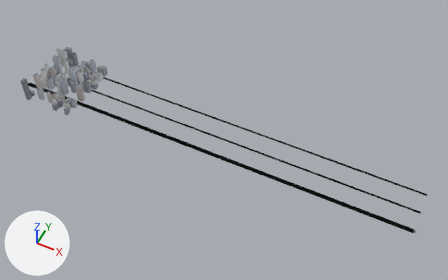
Before and after pictures for a commit that changed the glTF model apps/client/public/cities/tokyo_synth/tiles/-3_-2.glb.
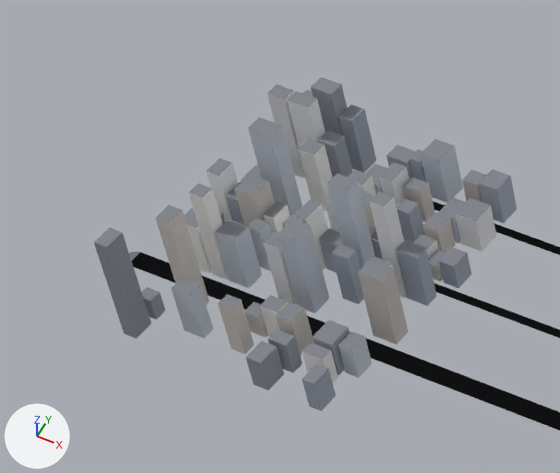
Old and new are each drawn whole from a camera (50 mm lens) standing at (714.0, -929.0, 1659.0) and looking at (61.0, 377.0, 26.0) and again close up on the part from 0% to 26% of the width and 11% to 46% of the height. Arrows for +X, +Y and +Z are at lower left; the lights stay in place. The first two pictures are the older version. Vertices at exactly the same position are counted once.
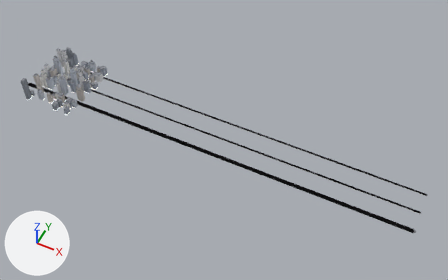
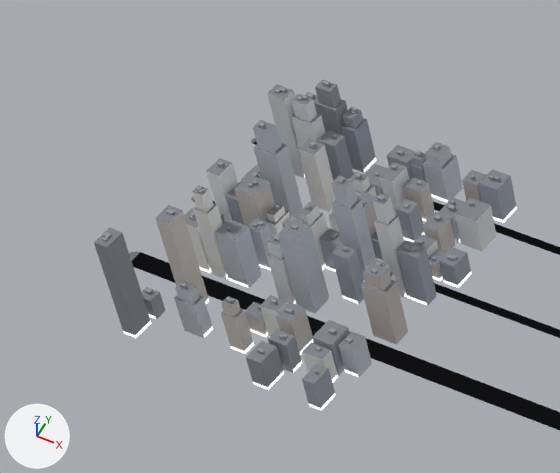
Changed parts and their boxes (x1, y1, x2, y2) in the close-ups (560 x 473 px):
'Mesh_0', reshaped
    before: (94, 77, 560, 430)
    after: (94, 80, 560, 430)
part 1 of me_mesh_0, added (mostly hidden)
    after: (304, 92, 318, 113)
part 2 of me_mesh_0, added
    after: (315, 80, 341, 108)
part 3 of me_mesh_0, added
    after: (342, 107, 363, 129)
part 4 of me_mesh_0, added
    after: (291, 94, 317, 121)
part 5 of me_mesh_0, added
    after: (267, 203, 285, 223)
part 6 of me_mesh_0, added
    after: (192, 185, 214, 212)
part 7 of me_mesh_0, added
    after: (412, 153, 427, 167)
part 8 of me_mesh_0, added
    after: (349, 172, 370, 192)
part 9 of me_mesh_0, added
    after: (298, 202, 320, 225)
part 10 of me_mesh_0, added
    after: (221, 296, 241, 316)
part 11 of me_mesh_0, reshaped
    before: (172, 77, 454, 309)
    after: (102, 80, 517, 411)

Edits to the bpy script that builds the scene:
```text
Add mat_shop:
    mat_shop = bpy.data.materials.new('shop')
    mat_shop.use_nodes = True; mat_shop.node_tree.nodes.clear()
    _N = mat_shop.node_tree.nodes; _L = mat_shop.node_tree.links
    n0 = _N.new('ShaderNodeBsdfPrincipled'); n0.name = 'Principled BSDF'
    n0.inputs[28].default_value = 1.0  # 'Emission Strength'
    n1 = _N.new('ShaderNodeOutputMaterial'); n1.name = 'Material Output'
    n2 = _N.new('ShaderNodeVertexColor'); n2.name = 'Color Attribute'
    _L.new(n0.outputs[0], n1.inputs[0])  # 'BSDF' to 'Surface'
    _L.new(n2.outputs[0], n0.inputs[0])  # 'Color' to 'Base Color'
Change me_mesh_0:
    remove me_mesh_0.from_pydata(...)  # 590 vertices, 706 faces; spans x -768.0..768.0, y 248.0..508.0, z 0.0..100.0
    add me_mesh_0.from_pydata(...)  # 2334 vertices, 2424 faces; spans x -768.0..768.0, y 247.0..508.0, z 0.0..103.0
    me_mesh_0 part 1: the loose piece of 8 vertices spanning x -712.0..-693.0, y 488.0..504.0, z 0.0..55.0 is copied, and the copy is scaled about its middle by (0.72, 0.72, 0.191), then moved by (0.0, 0.0, 22.0); it spans x -710.0..-696.0, y 490.0..501.0, z 45.0..55.0
    me_mesh_0 part 2: the loose piece of 8 vertices spanning x -692.0..-671.0, y 488.0..502.0, z 0.0..78.0 is copied, and the copy is scaled about its middle by (0.72, 0.72, 0.219), then moved by (0.0, 0.0, 30.0); it spans x -689.0..-674.0, y 489.0..500.0, z 61.0..78.0
    me_mesh_0 part 3: the loose piece of 8 vertices spanning x -669.0..-655.0, y 488.0..505.0, z 0.0..55.0 is copied, and the copy is scaled about its middle by (0.72, 0.72, 0.191), then moved by (0.0, 0.0, 22.0); it spans x -667.0..-657.0, y 490.0..502.0, z 45.0..55.0
    me_mesh_0 part 4: the loose piece of 8 vertices spanning x -693.0..-673.0, y 460.0..472.0, z 0.0..84.0 is copied, and the copy is scaled about its middle by (0.72, 0.72, 0.202), then moved by (0.0, 0.0, 34.0); it spans x -690.0..-675.0, y 462.0..471.0, z 67.0..84.0
    me_mesh_0 part 5: the loose piece of 8 vertices spanning x -663.0..-653.0, y 375.0..392.0, z 0.0..43.0 is copied, and the copy is scaled about its middle by (0.72, 0.72, 0.174), then moved by (0.0, 0.0, 18.0); it spans x -661.0..-654.0, y 377.0..390.0, z 35.0..43.0
    me_mesh_0 part 6: the loose piece of 8 vertices spanning x -692.0..-678.0, y 333.0..345.0, z 0.0..87.0 is copied, and the copy is scaled about its middle by (0.72, 0.72, 0.195), then moved by (0.0, 0.0, 35.0); it spans x -690.0..-680.0, y 335.0..343.0, z 70.0..87.0
    me_mesh_0 part 7: the loose piece of 8 vertices spanning x -604.0..-594.0, y 488.0..500.0, z 0.0..36.0 is copied, and the copy is scaled about its middle by (0.72, 0.72, 0.204), then moved by (0.0, 0.0, 14.0); it spans x -602.0..-595.0, y 489.0..498.0, z 29.0..36.0
    me_mesh_0 part 8: the loose piece of 8 vertices spanning x -627.0..-610.0, y 436.0..448.0, z 0.0..46.0 is copied, and the copy is scaled about its middle by (0.72, 0.72, 0.231), then moved by (0.0, 0.0, 18.0); it spans x -625.0..-613.0, y 437.0..447.0, z 35.0..46.0
    me_mesh_0 part 9: the loose piece of 8 vertices spanning x -627.0..-616.0, y 372.0..392.0, z 0.0..59.0 is copied, and the copy is scaled about its middle by (0.72, 0.72, 0.181), then moved by (0.0, 0.0, 24.0); it spans x -625.0..-618.0, y 375.0..390.0, z 48.0..59.0
    me_mesh_0 part 10: the loose piece of 8 vertices spanning x -627.0..-614.0, y 272.0..283.0, z 0.0..49.0 is copied, and the copy is scaled about its middle by (0.72, 0.72, 0.216), then moved by (0.0, 0.0, 19.0); it spans x -625.0..-615.0, y 273.0..281.0, z 38.0..49.0
    me_mesh_0 part 11: 76 vertices moved from x -712.0..-514.0, y 272.0..508.0, z 36.0..100.0 to x -712.0..-514.0, y 272.0..508.0, z 29.0..80.0; 1592 vertices added at x -713.0..-507.0, y 247.0..508.0, z 0.0..103.0
    other edits to the shape of me_mesh_0 do not show in these pictures
    add me_mesh_0.materials.append(mat_shop)
```
